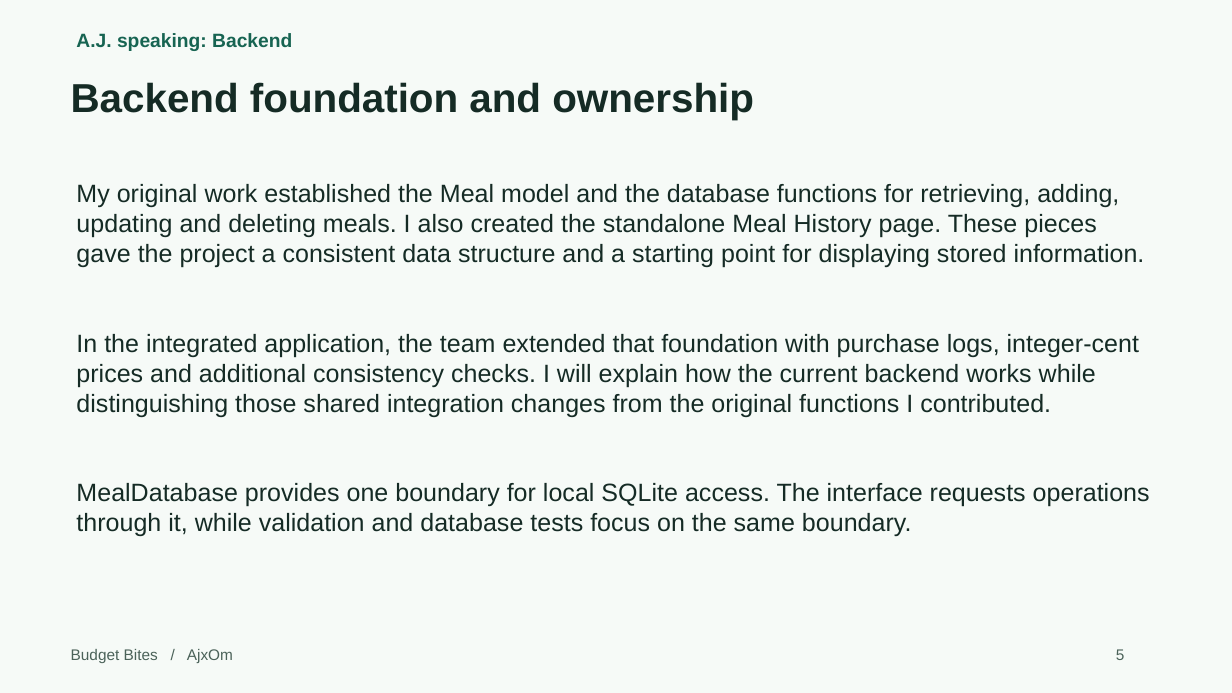
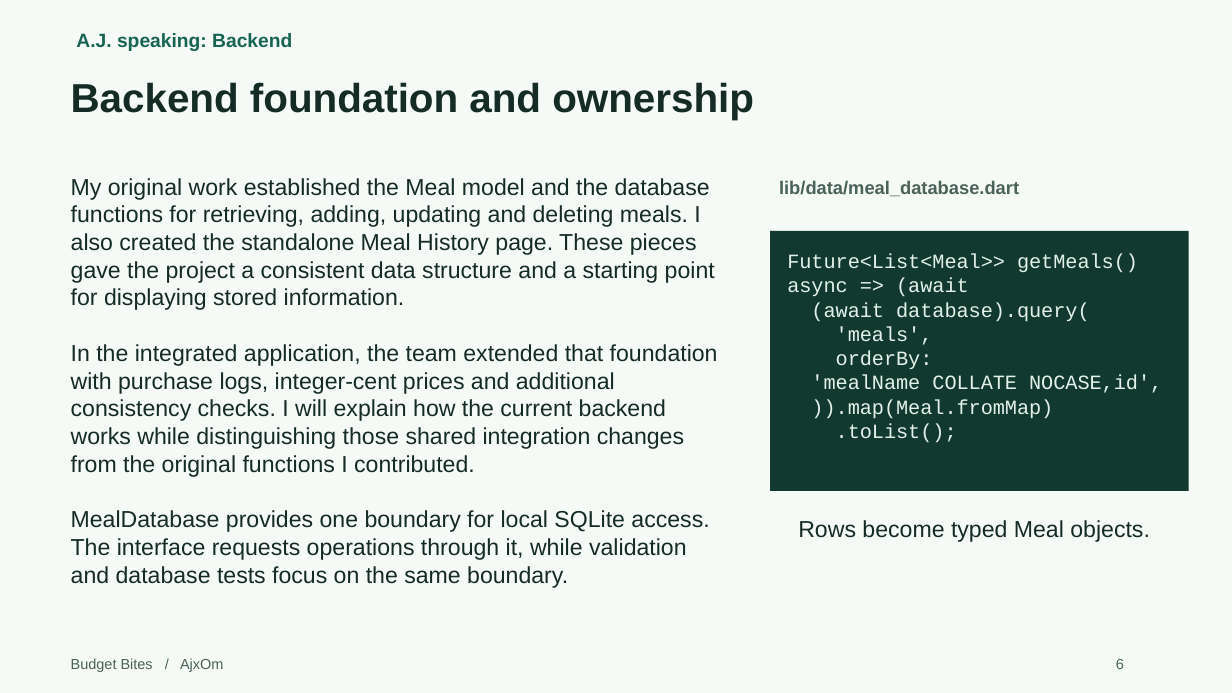
Before and after one commit to Omswaroopreddyudumula/ajxom-budget-bites, a slide deck: slide 6 of submission/Project1_Presentation.pptx (slide 5 before the commit). Drawn at 1232x693 pixels with LibreOffice and Linux fonts; fonts in the diff are those of the drawing. Boxes give left, top, right and bottom in pixels: in the first picture for what was removed or moved away, otherwise in the second. Text is boxed around its words. In the diff, an @@ line names an element or a change of style, - is before the commit and + after.

```diff
--- a/submission/Project1_Presentation.pptx
+++ b/submission/Project1_Presentation.pptx
@@ text at [71,178,715,310]: size 19.5 to 18 pt in "My original work established the Meal model ..." @@
@@ text added at [779,180,1019,197], 14.2 pt, text #4B6259, bold @@
+lib/data/meal_database.dart
@@ rectangle added at [770,231,1189,491], fill #12392F, 15.8 pt, text #E2F1E8 @@
+Future<List<Meal>> getMeals()
+async => (await
+(await database).query(
+'meals',
+orderBy:
+'mealName COLLATE NOCASE,id',
+)).map(Meal.fromMap)
+.toList();
@@ text at [71,344,718,588]: paragraphs added @@
+In the integrated application, the team extended that foundation with purchase logs, integer-cent prices and additional consistency checks. I will explain how the current backend works while distinguishing those shared integration changes from the original functions I contributed.
+MealDatabase provides one boundary for local SQLite access. The interface requests operations through it, while validation and database tests focus on the same boundary.
@@ text removed at [76,334,1139,417] @@
-In the integrated application, the team extended that foundation with purchase logs, integer-cent prices and additional consistency checks. I will explain how the current backend works while distinguishing those shared integration changes from the original functions I contributed.
@@ text removed at [76,483,1150,536] @@
-MealDatabase provides one boundary for local SQLite access. The interface requests operations through it, while validation and database tests focus on the same boundary.
@@ text added at [798,520,1150,542], 18 pt, text #152B25 @@
+Rows become typed Meal objects.
@@ text "Budget Bites / AjxOm": place and size @@
-text "Budget Bites / AjxOm" at [71,649,233,663]
+text "Budget Bites / AjxOm" at [71,658,223,672]
@@ text "Budget Bites / AjxOm" at [71,658,223,672]: size 12 to 11.2 pt @@
@@ text removed at [1116,649,1125,660] @@
-5
@@ text added at [1116,659,1124,669], 11.2 pt, text #4B6259 @@
+6
```
Also in this commit, not shown: 21 other slides changed, 6 slides added, 3 other files.
